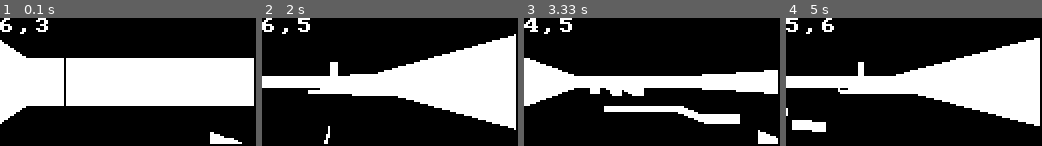
Above: before the commit, frames 1-4 (left to right).
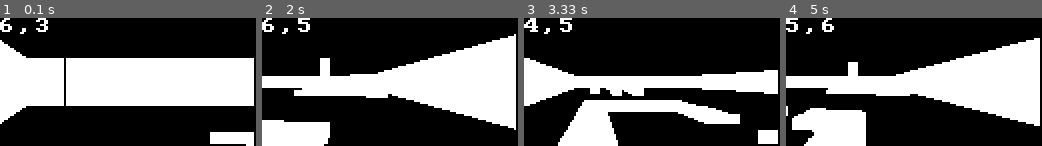
Above: after the commit, the same moments.

Repository: indigoparadox/mood
Game: pygame game, started from mood.py
Two runs of this game, one before a commit and one after it. Both use one fixed random seed, a clock stepped at 60 frames per second and the inputs below.
Inputs:
- Up to frame 1 (0.1 s): no input
- Up to frame 2 (2 s): hold Right 0.33-0.8 s; hold Up 0.83-1.13 s; hold Right 1.17-1.63 s; hold Left from 1.67 s (still down)
- Up to frame 3 (3.33 s): release Left at 2.2 s; hold Left 2.23-2.63 s; hold Up 2.67-3.03 s; hold Right from 3.07 s (still down)
- Up to frame 4 (5 s): release Right at 3.7 s; hold Left 3.73-4.2 s; hold Right 4.23-4.7 s; hold Up from 4.73 s (still down)

The runs differ from the first frame. In frame 1, 1.0% of the frame differs, in the area x 83-100%, y 89-100%; in frame 2, 6.6%; in frame 3, 8.1%, in the area x 13-100%, y 64-100%; in frame 4, 7.3%.

Commit message:
Tweaked test map to cover wall bug and fixed typo that broke top rendering.

Diff:
--- a/gridmap.py
+++ b/gridmap.py
@@ -135,7 +135,7 @@
 
       wall = GridWall( self.gmap, tile['id'], side )
 
-      if not tile['pass'] and 0 == tile['id']:
+      if not self.last_tile['pass'] and 0 == tile['id']:
          # This must be a back wall, since we're going to 0.
          wall.face = GridWall.FACE_BACK
          wall.height = self._last_wall_height
--- a/maps.py
+++ b/maps.py
@@ -24,13 +24,13 @@
    [1,0,0,0,0,0,0,0,0,0,0,0,0,0,0,0,0,0,0,0,0,0,0,1],
    [1,0,0,0,0,0,0,0,0,0,0,0,0,0,0,0,0,0,0,0,0,0,0,1],
    [1,0,0,0,0,0,0,0,0,0,0,0,0,0,0,0,0,0,0,0,0,0,0,1],
+   [1,0,4,4,4,4,4,4,4,4,0,0,0,0,0,0,0,0,0,0,0,0,0,1],
+   [1,0,4,0,4,0,0,0,0,4,0,0,0,0,0,0,0,0,0,0,0,0,0,1],
+   [1,0,4,0,0,0,0,5,0,4,0,0,0,0,0,0,0,0,0,0,0,0,0,1],
+   [1,0,4,0,4,0,0,0,0,4,0,0,0,0,0,0,0,0,0,0,0,0,0,1],
+   [1,0,4,0,4,4,4,4,4,4,0,0,0,0,0,0,0,0,0,0,0,0,0,1],
+   [1,0,4,0,0,0,0,0,0,0,0,0,0,0,0,0,0,0,0,0,0,0,0,1],
+   [1,0,4,4,4,4,4,4,4,4,0,0,0,0,0,0,0,0,0,0,0,0,0,1],
    [1,0,0,0,0,0,0,0,0,0,0,0,0,0,0,0,0,0,0,0,0,0,0,1],
-   [1,4,4,4,4,4,4,4,4,0,0,0,0,0,0,0,0,0,0,0,0,0,0,1],
-   [1,4,0,4,0,0,0,0,4,0,0,0,0,0,0,0,0,0,0,0,0,0,0,1],
-   [1,4,0,0,0,0,5,0,4,0,0,0,0,0,0,0,0,0,0,0,0,0,0,1],
-   [1,4,0,4,0,0,0,0,4,0,0,0,0,0,0,0,0,0,0,0,0,0,0,1],
-   [1,4,0,4,4,4,4,4,4,0,0,0,0,0,0,0,0,0,0,0,0,0,0,1],
-   [1,4,0,0,0,0,0,0,0,0,0,0,0,0,0,0,0,0,0,0,0,0,0,1],
-   [1,4,4,4,4,4,4,4,4,0,0,0,0,0,0,0,0,0,0,0,0,0,0,1],
    [1,1,1,1,1,1,1,1,1,1,1,1,1,1,1,1,1,1,1,1,1,1,1,1]
 ]
--- a/mood.py
+++ b/mood.py
@@ -112,7 +112,7 @@
                last_wall_top = wall.draw[START];
             elif 0 < last_wall_top:
                if use_color:
-                  color = pick_wall_color( wall )
+                  color = WHITE
                gfx.line( color, x, last_wall_top, wall.draw[START], \
                   pick_top_pattern( wall, use_patterns ) )
                last_wall_top = 0
